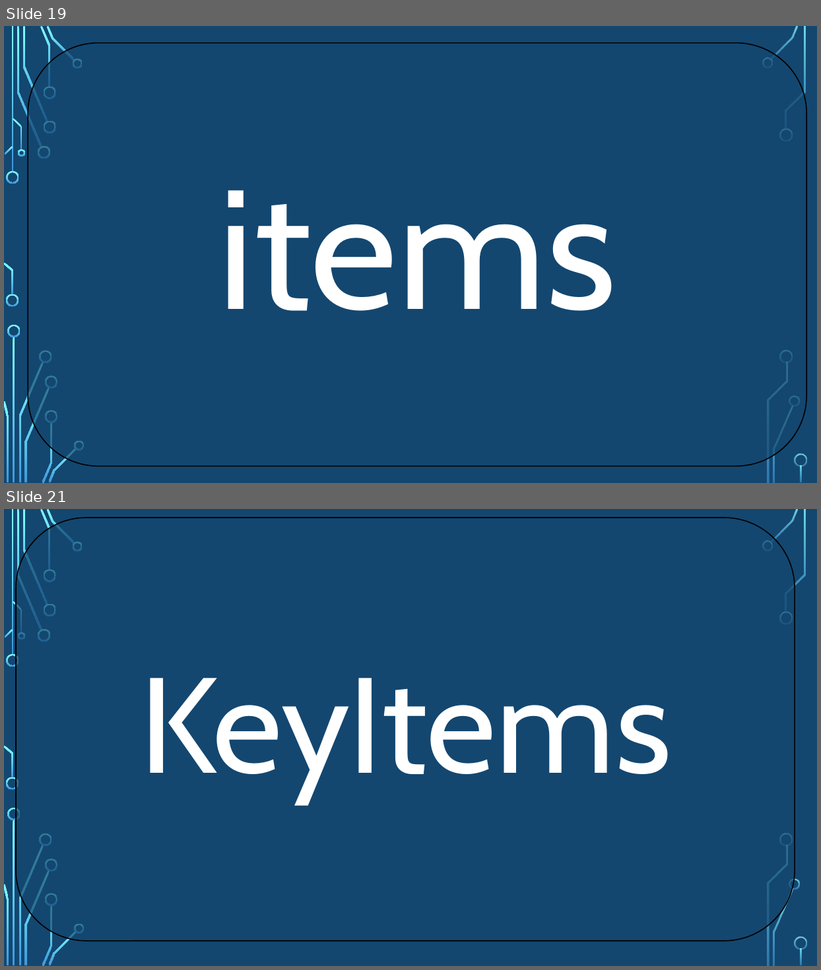
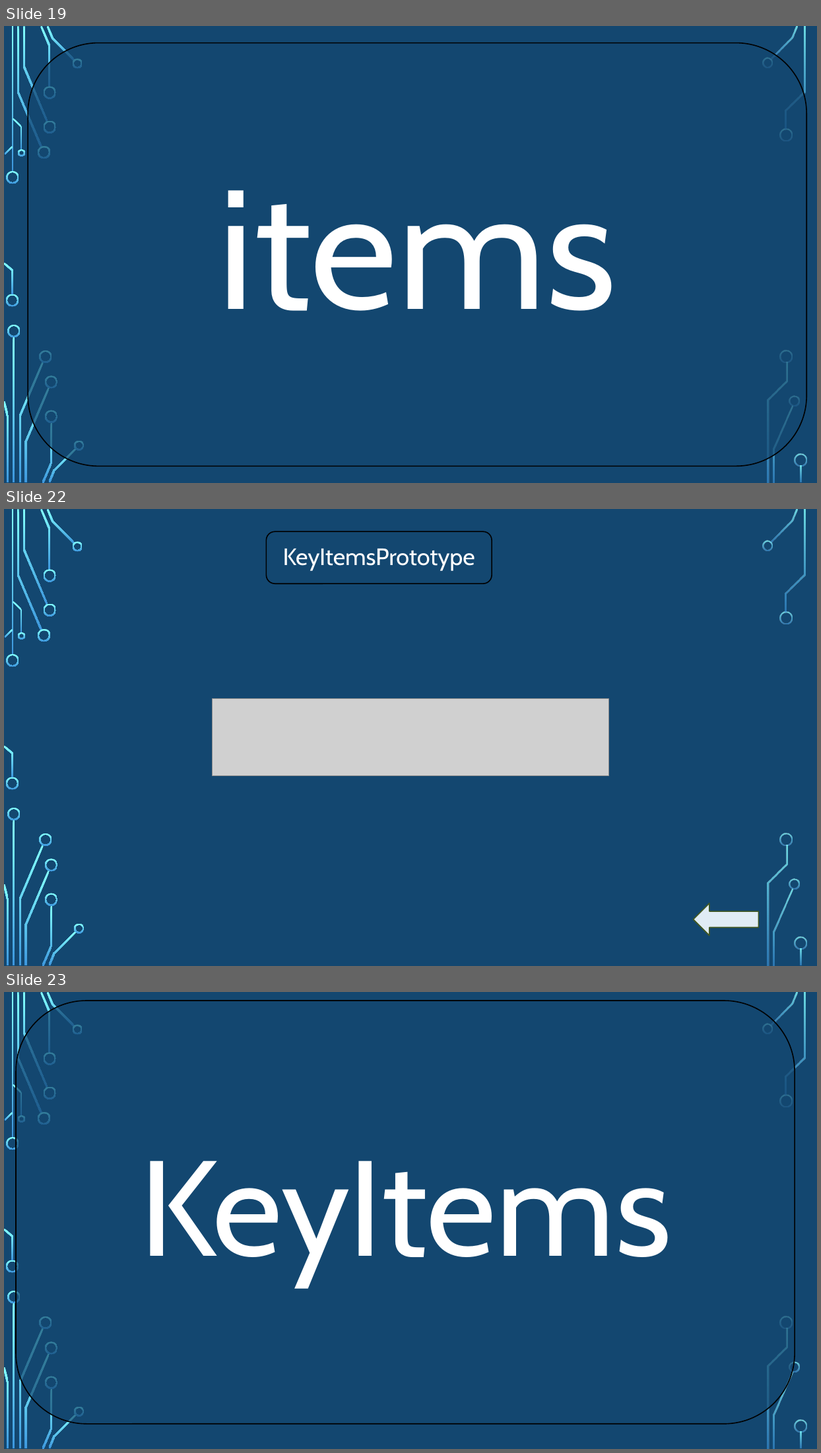
Before and after one commit to Jackkazan/FlagV2, a slide deck: src/main/resources/presentation/Presentazione_Flag.pptx. Shown one above the other, each under a label of ours: slides 19 and 21 before the commit, slides 19, 22 and 23 after it; the slides between them are not shown. The pictures are 821x970 and 821x1453 pixels, drawn with LibreOffice and Linux fonts; fonts in the diff are those of the drawing; grey boxes stand for pictures; background and template pictures are left out. Boxes give left, top, right and bottom in pixels: in the first picture for what was removed or moved away, otherwise in the second. Text is boxed around its words. In the diff, an @@ line names an element or a change of style, - is before the commit and + after.

```diff
--- a/src/main/resources/presentation/Presentazione_Flag.pptx
+++ b/src/main/resources/presentation/Presentazione_Flag.pptx
@@ slide 22 added at <box>4,509,817,966</box>, background picture (left out); not listed: 36 template elements that a slide beside it also shows @@
@@ rounded rectangle added at <box>266,531,492,584</box>, fill #134770 at 70% opacity, outline #000000 1.25 pt @@
@@ text added at <box>283,549,475,571</box>, 28 pt, text #FFFFFF @@
+KeyItemsPrototype
@@ picture added at <box>213,699,609,777</box> @@
@@ left arrow added at <box>693,904,758,936</box>, fill #E0ECF5, outline #435A21 1.25 pt @@
@@ what was slide 21 is now slide 23 @@
```
Also in this commit, not shown: 5 slides changed, 4 other slides added, 1 slide removed.
